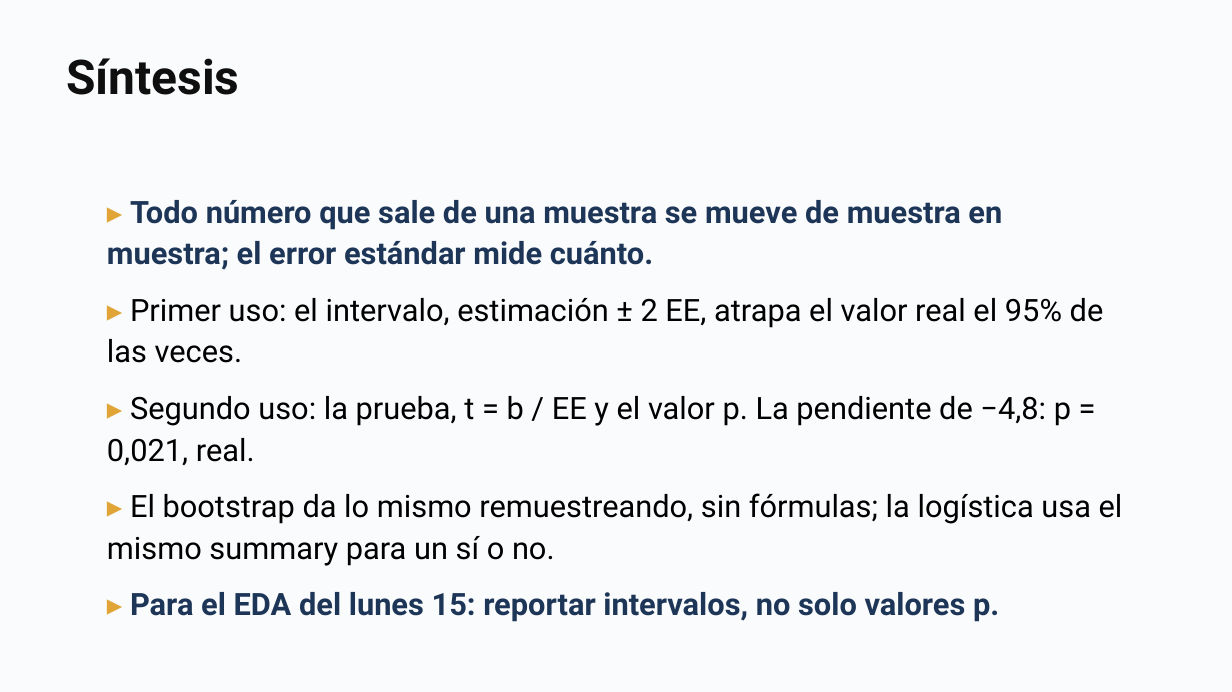
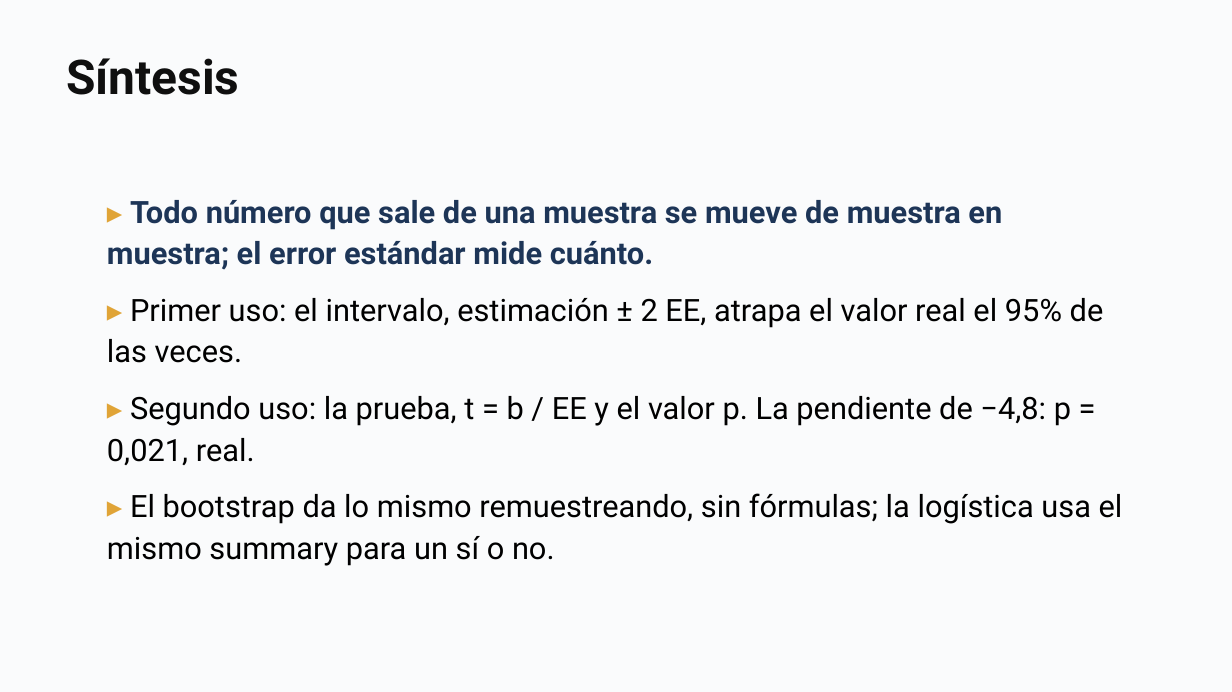
Before and after one commit to daniopitz/diplomado-cdd, a slide deck: slide 51 of presentaciones/clase05_probabilidad_inferencia.pptx. Drawn at 1232x692 pixels with LibreOffice and Linux fonts; fonts in the diff are those of the drawing. Boxes give left, top, right and bottom in pixels: in the first picture for what was removed or moved away, otherwise in the second. Text is boxed around its words. In the diff, an @@ line names an element or a change of style, - is before the commit and + after.

```diff
--- a/presentaciones/clase05_probabilidad_inferencia.pptx
+++ b/presentaciones/clase05_probabilidad_inferencia.pptx
@@ text at (130, 592, 999, 622): paragraph removed @@
-▸ Para el EDA del lunes 15: reportar intervalos, no solo valores p.
```
Also in this commit, not shown: 3 other slides changed, 3 other files.
